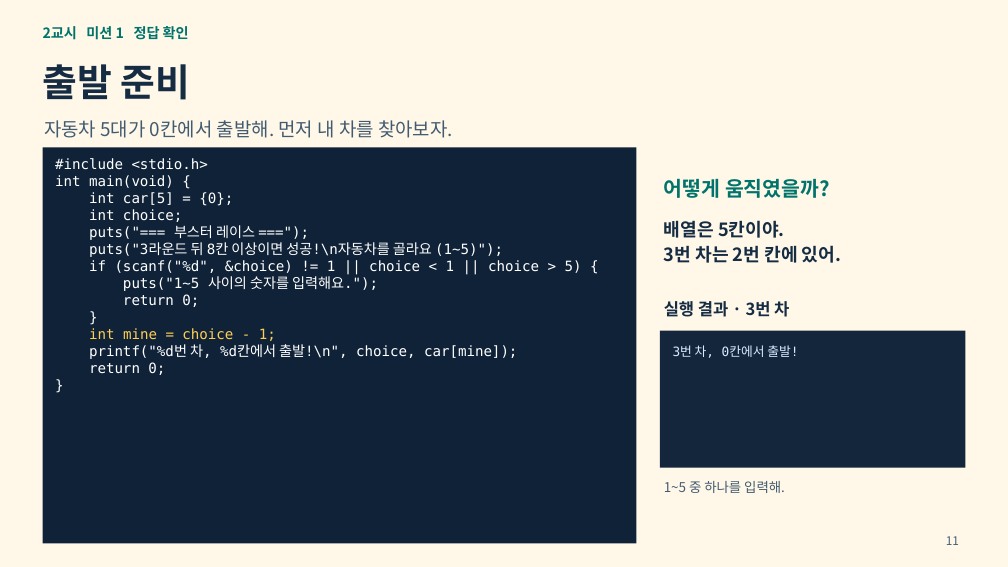
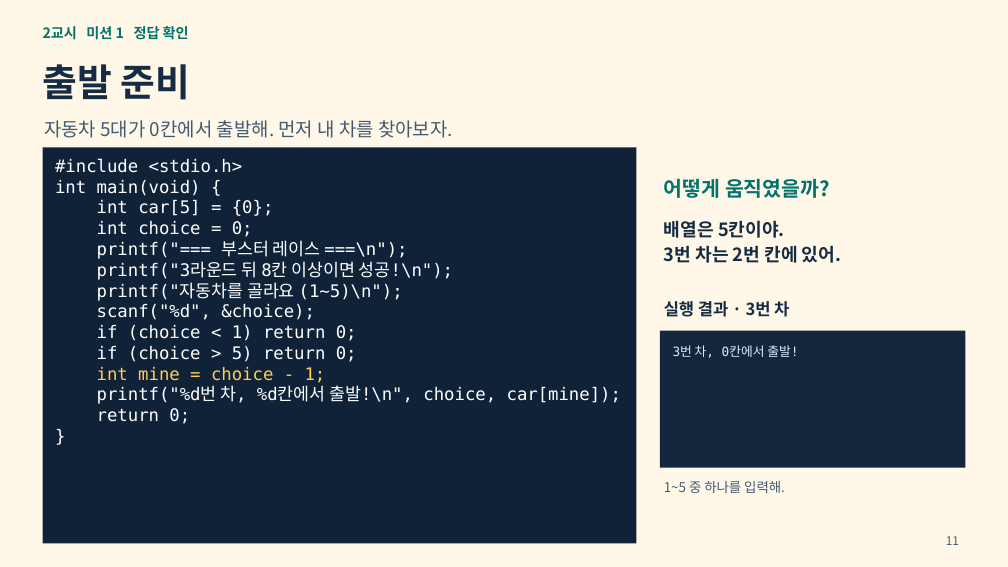
Before and after one commit to ssw12099/2026_volunteer_mentoring, a slide deck: slide 11 of weeks/09/C언어_9주차_배열과_부스터레이스.pptx. Drawn at 1008x567 pixels with LibreOffice and Linux fonts; fonts in the diff are those of the drawing. Boxes give left, top, right and bottom in pixels: in the first picture for what was removed or moved away, otherwise in the second. Text is boxed around its words. In the diff, an @@ line names an element or a change of style, - is before the commit and + after.

```diff
--- a/weeks/09/C언어_9주차_배열과_부스터레이스.pptx
+++ b/weeks/09/C언어_9주차_배열과_부스터레이스.pptx
@@ text at <box>55,158,621,424</box>: size 13.5 to 16.5 pt in "#include <stdio.h>", "int main(void) {", "int car[5] = {0};", "int mine = choice - 1;" and 3 more places @@
@@ text at <box>97,221,453,362</box>: text changed; size 13.5 to 16.5 pt @@
-int choice;
-puts("=== 부스터 레이스 ===");
-puts("3라운드 뒤 8칸 이상이면 성공!\n자동차를 골라요 (1~5)");
-if (scanf("%d", &choice) != 1 || choice < 1 || choice > 5) {
-puts("1~5 사이의 숫자를 입력해요.");
-return 0;
-}
+int choice = 0;
+printf("=== 부스터 레이스 ===\n");
+printf("3라운드 뒤 8칸 이상이면 성공!\n");
+printf("자동차를 골라요 (1~5)\n");
+scanf("%d", &choice);
+if (choice < 1) return 0;
+if (choice > 5) return 0;
```
Also in this commit, not shown: 7 other slides changed, 9 other files.
